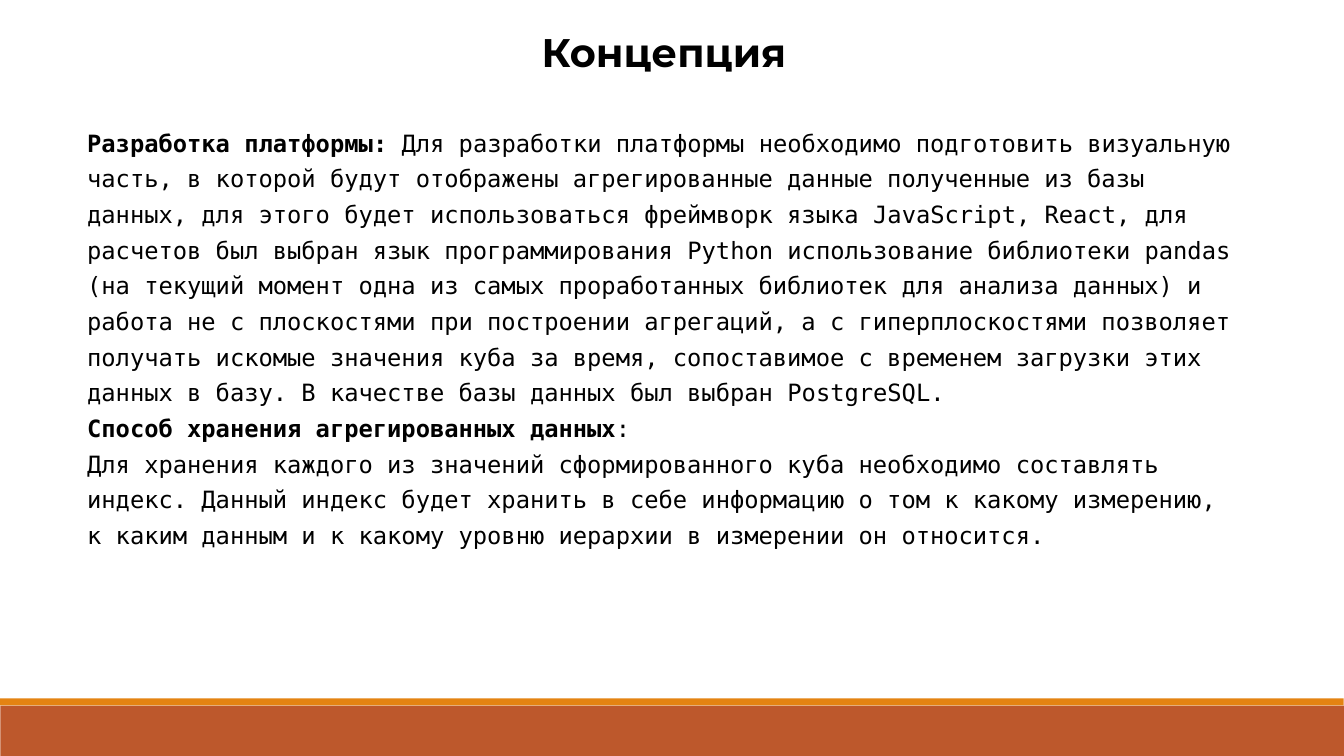
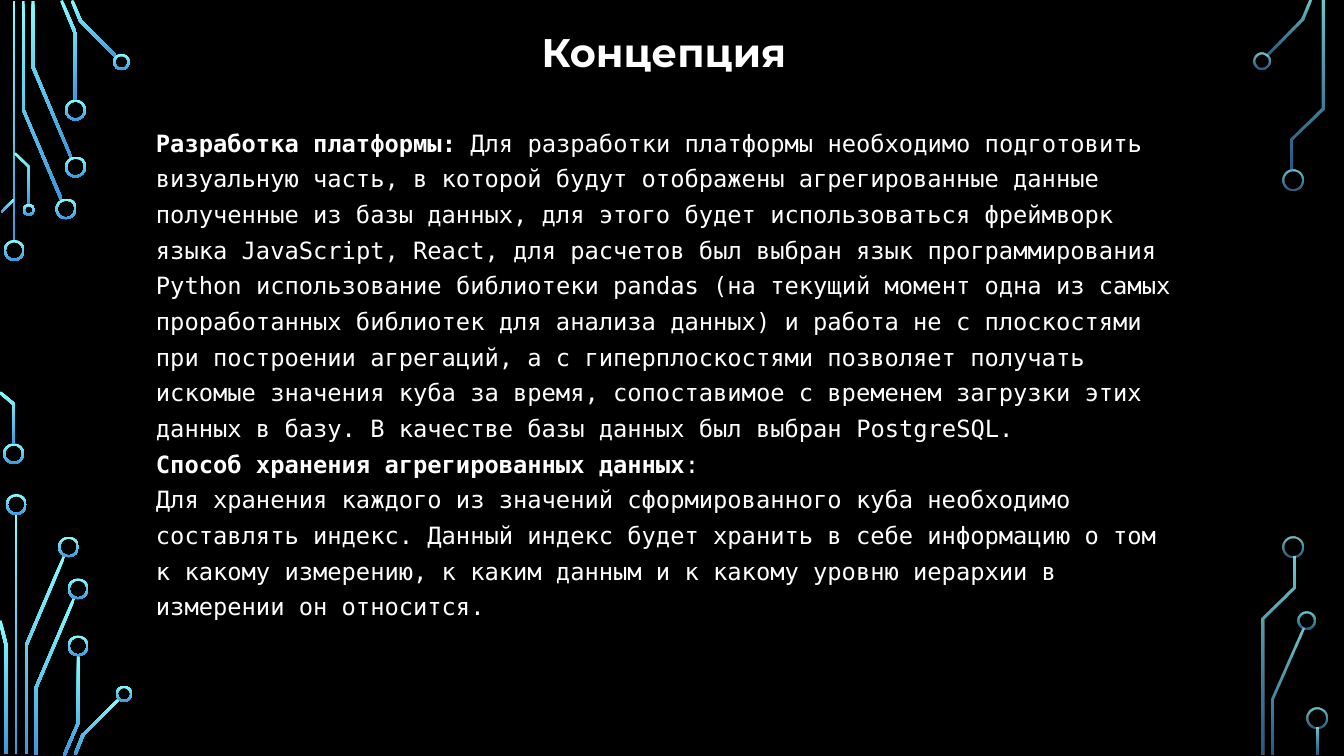
Before and after one commit to Raccoonn78/MagiCtr, a slide deck: slide 5 of Профессиональное ориентирование/создание системы для olap кубов.pptx. Drawn at 1344x756 pixels with LibreOffice and Linux fonts; fonts in the diff are those of the drawing; background and template pictures are left out. Boxes give left, top, right and bottom in pixels: in the first picture for what was removed or moved away, otherwise in the second. Text is boxed around its words. In the diff, an @@ line names an element or a change of style, - is before the commit and + after.

```diff
--- a/Профессиональное ориентирование/создание системы для olap кубов.pptx
+++ b/Профессиональное ориентирование/создание системы для olap кубов.pptx
@@ background #FFFFFF to picture (left out) @@
@@ text "Концепция" at (542, 39, 786, 72): text colour #000000 to #FFFFFF @@
@@ text "Разработка платформы: Для разработки платформы ..." at (156, 133, 1170, 585): text colour #000000 to #FFFFFF @@
@@ text "Разработка платформы: Для разработки платформы ...": place and size @@
-text "Разработка платформы: Для разработки платформы ..." at (87, 133, 1231, 549)
+text "Разработка платформы: Для разработки платформы ..." at (156, 133, 1170, 585)
@@ rectangle removed at (0, 698, 1343, 705) @@
@@ rectangle removed at (1, 705, 1344, 755) @@
@@ group added at (0, 0, 1327, 756): 33 freeform shapes, 3 rectangles @@
```
Also in this commit, not shown: 9 other slides changed, 1 other file.
